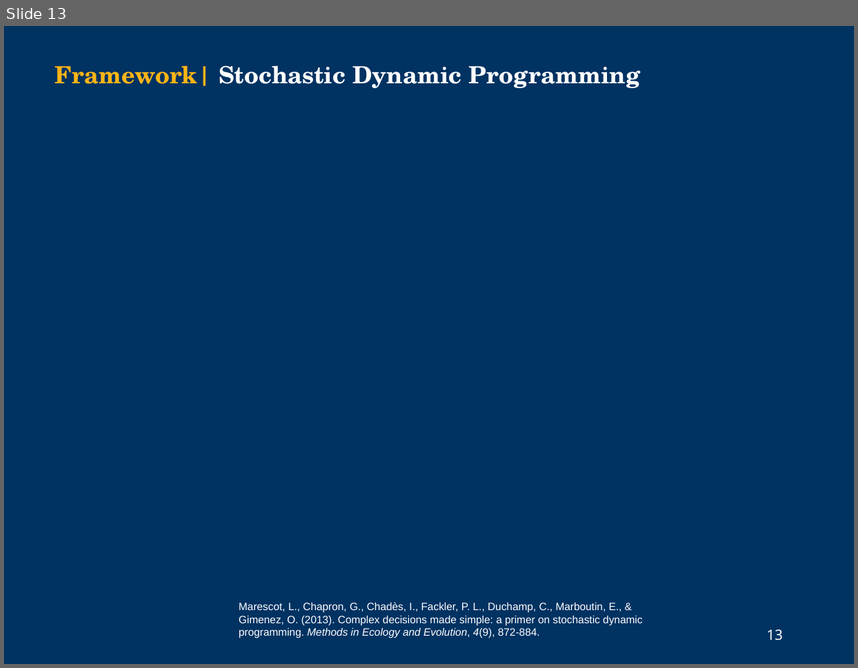
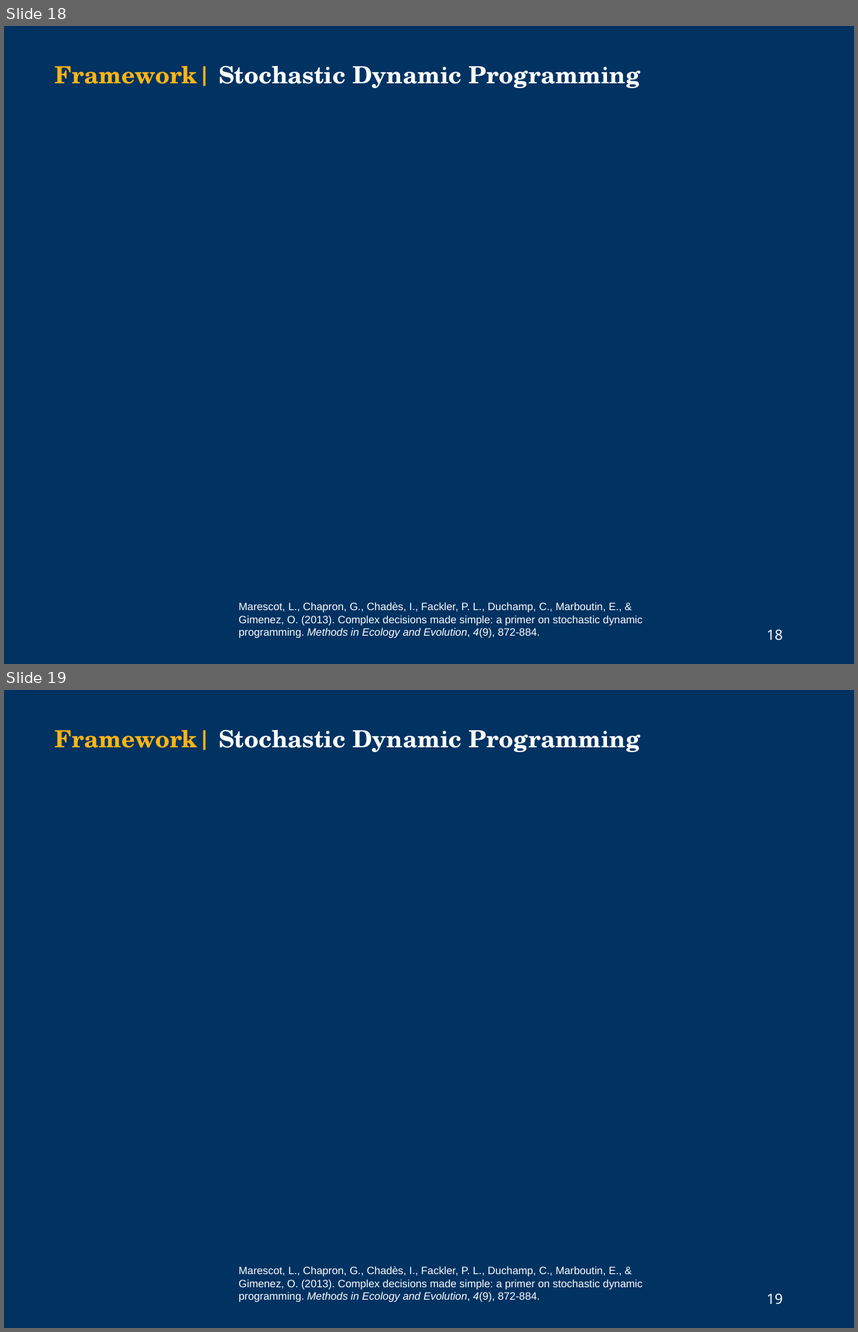
Before and after one commit to cmhoove14/DDNTD, a slide deck: Other/NIMBioS_2019.pptx. Shown one above the other, each under a label of ours: slide 13 before the commit, slides 18 and 19 after it. The pictures are 858x668 and 858x1332 pixels, drawn with LibreOffice and Linux fonts; fonts in the diff are those of the drawing; grey boxes stand for pictures; background and template pictures are left out. Boxes give left, top, right and bottom in pixels: in the first picture for what was removed or moved away, otherwise in the second. Text is boxed around its words. In the diff, an @@ line names an element or a change of style, - is before the commit and + after.

```diff
--- a/Other/NIMBioS_2019.pptx
+++ b/Other/NIMBioS_2019.pptx
@@ slide 19 added at (4, 690, 854, 1328), background picture (left out); not listed: 1 template element that a slide beside it also shows @@
@@ text added at (55, 729, 640, 752), 20 pt, text #FFFFFF, bold @@
+Framework| Stochastic Dynamic Programming
@@ text added at (239, 1265, 642, 1302), 9 pt, text #FFFFFF @@
+Marescot, L., Chapron, G., Chadès, I., Fackler, P. L., Duchamp, C., Marboutin, E., & Gimenez, O. (2013). Complex decisions made simple: a primer on stochastic dynamic programming. Methods in Ecology and Evolution, 4(9), 872-884.
@@ what was slide 13 is now slide 18 @@
@@ page number at (766, 629, 782, 640): text changed @@
-13
+18
```
Also in this commit, not shown: 6 slides changed, 13 other slides added.
